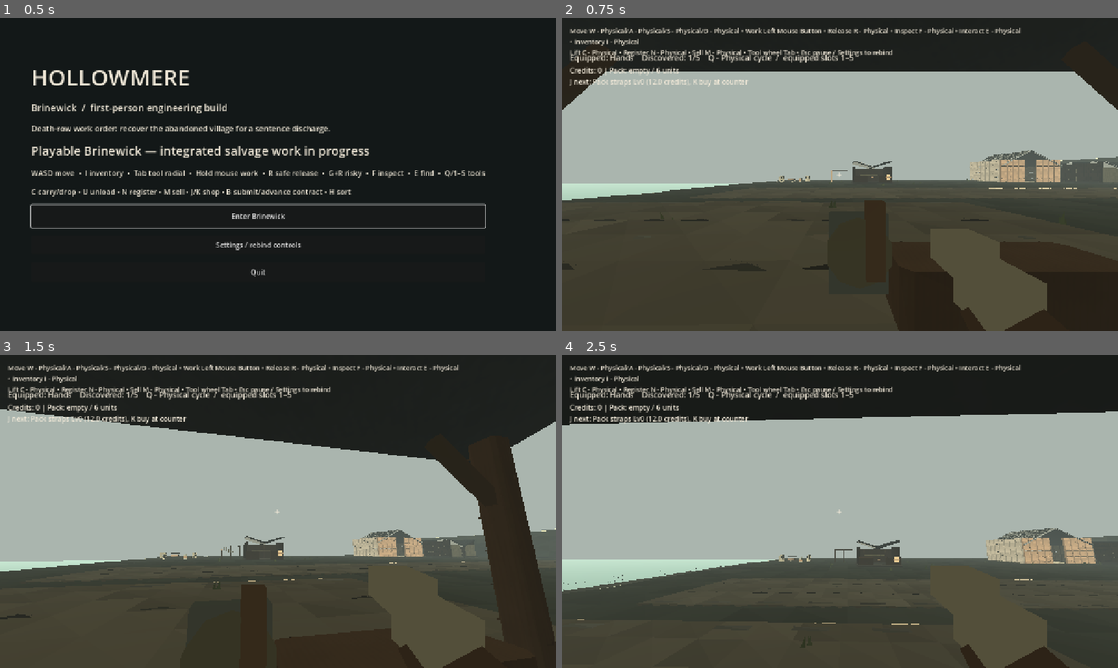
Above: before the commit, frames 1-4 (two rows, left to right).
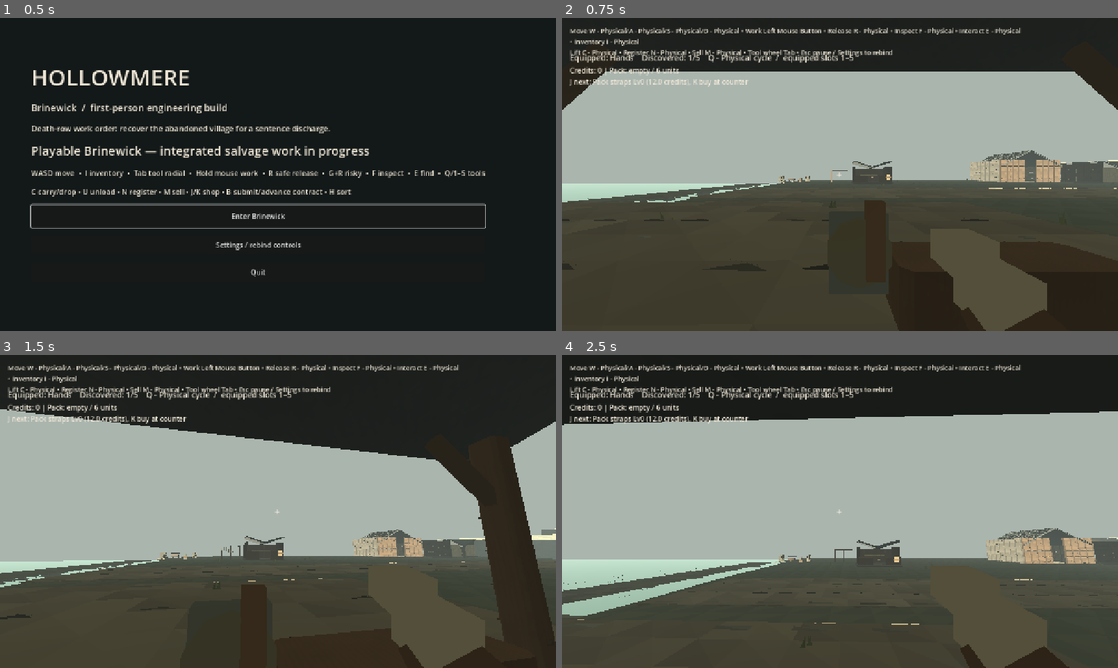
Above: after the commit, the same moments.

Repository: squwillsmith-ship-it/Hollowmere-0.2
Game: Godot game, scene res://scenes/main.tscn
Two runs of this game, one before a commit and one after it. Both use one fixed random seed, a clock stepped at 60 frames per second and the inputs below.
Inputs (mouse positions are in pixels of both pictures, inside the frame that each line leads up to):
- Up to frame 1 (0.5 s): no input
- Up to frame 2 (0.75 s): click "Enter Brinewick" at 0.5 s
- Up to frame 3 (1.5 s): tap Enter at 1.25 s; move the mouse to (305, 511) at 1.27 s; hold W (hm_forward) from 1.28 s (still down); hold E (hm_find_tool) from 1.28 s (still down); click (305, 511) at 1.42 s
- Up to frame 4 (2.5 s): keep holding W (hm_forward); tap Space (hm_jump) at 1.52, 2.27 s; move the mouse to (812, 511) at 2.02 s; release E (hm_find_tool) at 2.03 s; tap F (hm_inspect) at 2.1 s

Frame 1 is identical in both runs. In frame 2, 0.4% of the frame differs, in the area x 0-100%, y 44-59%; in frame 3, 0.8%; in frame 4, 1.3%, in the area x 0-100%, y 18-84%.

Commit message:
G1: rebuild connected harbour terrain, graded bluff and physical haul path

Diff:
--- a/game/scripts/world/hm_brinewick_blockout.gd
+++ b/game/scripts/world/hm_brinewick_blockout.gd
@@ -81,12 +81,12 @@
 	var terraces := Node3D.new()
 	terraces.name = "Terraces"
 	add_child(terraces)
-	_box(terraces,"LowerTerrace",Vector3(86,3,94),Vector3(7,0.5,0),Color("66675a"))
+	terraces.add_child(HMHarbourTerrainG1.create_lower_terrace())
 	# High district is split at its road cutting to prevent a solid cliff
 	# blocking the gradual cart route.
-	_box(terraces,"UpperNorth",Vector3(70,9,38),Vector3(85,3.5,-27),Color("706e5b"))
-	_box(terraces,"UpperSouth",Vector3(70,9,38),Vector3(85,3.5,27),Color("716e5b"))
-	# A narrow cut through the north headland provides a real, collision-open
+	_box(terraces,"UpperNorth",Vector3(54.5,9,38),Vector3(92.75,3.5,-27),Color("706e5b"))
+	_box(terraces,"UpperSouth",Vector3(54.5,9,38),Vector3(92.75,3.5,27),Color("716e5b"))
+	# Join the upper plateau to the lower village on both sides of the\n\t# existing cart-road cutting, using walkable, independent rock colliders.\n\tterraces.add_child(HMHarbourTerrainG1.create_bluff("UpperNorthTransition",-46.0,-8.0))\n\tterraces.add_child(HMHarbourTerrainG1.create_bluff("UpperSouthTransition",8.0,46.0))\n\t# A narrow cut through the north headland provides a real, collision-open
 	# chapel undercroft approach. The retained three masses occupy exactly the
 	# original overall headland envelope outside that authored corridor.
 	_box(terraces,"HeadlandNorth",Vector3(6.8,14,40),Vector3(122.4,6,-27),Color("686b5c"))
@@ -118,11 +118,11 @@
 	_box(roads,"UpperRampHeadlandTurn",Vector3(10.0,0.34,15.0),
 		Vector3(139.7,13.0,5.5),Color("948672"))
 	_box(roads,"HeadlandTrack",Vector3(48,0.4,10),Vector3(149,12.99,0),Color("938875"))
-	_box(roads,"QuayWalk",Vector3(22,0.34,77),Vector3(-31,1.18,0),Color("777567"))
+	_box(roads,"QuayWalk",Vector3(6,0.34,77),Vector3(-39,1.18,0),Color("777567"))
 	_box(roads,"LandingApproach",Vector3(25,0.3,12),Vector3(-24,2.12,13),Color("8a7f6a"))
 	# Persistent boatyard/quay platforms are never mistaken for reclaimable buildings.
 	_box(roads,"PermanentQuayPad",Vector3(11,1.0,14),Vector3(-34,0.65,10),Color("858276"))
-	# These scene art skins do not change the original collision-backed coastal
+	# G1 continuous walking grade meets the existing quay, warehouse and cottage.\n\t# This route does not create an interactive or salvageable component.\n\tvar harbour_route := Node3D.new()\n\tharbour_route.name = "HarbourG1Route"\n\tadd_child(harbour_route)\n\tharbour_route.add_child(HMHarbourTerrainG1.create_haul_path())\n\tharbour_route.add_child(HMHarbourTerrainG1.create_quay_revetment())\n\t# Remaining historical scene-art skins serve the untouched districts.
 	# layout, roads, story targets or material registrations.
 	var ground_art := HMCoastalGroundArt.new()
 	ground_art.name = "BrinewickFacetedGroundArt"
--- a/game/scripts/world/hm_coastal_production_surface.gd
+++ b/game/scripts/world/hm_coastal_production_surface.gd
@@ -47,6 +47,9 @@
         # The entire vertical profile is sculpted into broad strata. The
         # collision remains protected behind this noninteractive art skin.
         for face: int in range(4):
+            # G1 upper-level western faces now join actual sculpted embankments.
+            if name.begins_with("Upper") and face == 3:
+                continue
             var along_x: bool = face < 2
             var count: int = nx if along_x else nz
             var span: float = size.x if along_x else size.z
--- /dev/null
+++ b/game/scripts/world/hm_harbour_terrain_g1.gd
@@ -0,0 +1,271 @@
+class_name HMHarbourTerrainG1
+extends RefCounted
+## G1: continuous, authored harbour landform and a connected manual haul route.
+## Geometry is a reproducible interim benchmark; final art requires owner review.
+## No site ID, salvage owner, story marker, or economy data is changed.
+const LOW_X0: float = -54.0
+const LOW_X1: float = 50.0
+const LOW_Z0: float = -47.0
+const LOW_Z1: float = 47.0
+const BLUFF_X0: float = 47.0
+const BLUFF_X1: float = 65.5
+const PATH_HALF_WIDTH: float = 1.8
+
+static func lower_height(x: float, z: float) -> float:
+	# Coastline wanders independently of the settlement grid. A continuous
+	# shallow bank joins tidal rock to the retained 2m building datum.
+	var tide_edge: float = -40.0 + 1.6 * sin(z * 0.09) + 0.8 * sin(z * 0.21 + 0.5)
+	var terrace_lip: float = -29.3 + 1.1 * sin(z * 0.047 + 1.1)
+	var t: float = clampf((x - tide_edge) / (terrace_lip - tide_edge), 0.0, 1.0)
+	t = t * t * (3.0 - 2.0 * t)
+	return lerpf(-0.85, 2.0, t)
+
+static func bluff_height(x: float) -> float:
+	var t: float = clampf((x - BLUFF_X0) / (BLUFF_X1 - BLUFF_X0), 0.0, 1.0)
+	# The 6m upper-terrace rise is a real graded rock embankment outside
+	# the existing central cart cutting, not a vertical rectangular wall.
+	t = t * t * (3.0 - 2.0 * t)
+	return lerpf(2.0, 8.0, t)
+
+static func create_lower_terrace() -> StaticBody3D:
+	var body := StaticBody3D.new()
+	body.name = "LowerTerrace"
+	body.collision_layer = 1
+	body.collision_mask = 2
+	body.set_meta("g1_coastal_topology", "sculpted_shoreline_and_terrace")
+	var skin := MeshInstance3D.new()
+	skin.name = "ContinuousCoastalLandform"
+	skin.mesh = _lower_mesh(2.0)
+	skin.material_override = _surface_material()
+	body.add_child(skin)
+	var collision := CollisionShape3D.new()
+	collision.name = "CollisionShape3D"
+	var shape := ConcavePolygonShape3D.new()
+	shape.backface_collision = true
+	shape.data = _lower_collision(4.0)
+	collision.shape = shape
+	body.add_child(collision)
+	return body
+
+static func create_bluff(name: String, z0: float, z1: float) -> StaticBody3D:
+	var body := StaticBody3D.new()
+	body.name = name
+	body.collision_layer = 1
+	body.collision_mask = 2
+	body.set_meta("g1_coastal_topology", "graded_upper_terrace_transition")
+	var skin := MeshInstance3D.new()
+	skin.name = "JoinedRockEmbankment"
+	skin.mesh = _bluff_mesh(z0,z1,1.3)
+	skin.material_override = _surface_material()
+	body.add_child(skin)
+	var collision := CollisionShape3D.new()
+	collision.name = "CollisionShape3D"
+	var shape := ConcavePolygonShape3D.new()
+	shape.backface_collision = true
+	shape.data = _bluff_collision(z0,z1,4.0)
+	collision.shape = shape
+	body.add_child(collision)
+	return body
+
+static func route_points() -> PackedVector2Array:
+	# Quay boardwalk (x=-39) to inland warehouse frontage (18,37),
+	# then east along the cottage approach. Avoids working shelter and walls.
+	return PackedVector2Array([
+		Vector2(-38.0,19.5), Vector2(-33.0,23.0),
+		Vector2(-26.0,27.0), Vector2(-13.0,28.0),
+		Vector2(1.0,37.0), Vector2(10.0,38.0),
+		Vector2(18.0,37.0), Vector2(26.0,36.0),
+		Vector2(28.0,31.0), Vector2(30.0,29.0)
+	])
+
+static func route_height(at: Vector2) -> float:
+	# Pier walkway joins at 1.35m; inland stations retain the existing
+	# floor datum, with no raised kerb or path-only collision obstacle.
+	return maxf(1.43, lower_height(at.x,at.y) + 0.115)
+
+static func create_haul_path() -> StaticBody3D:
+	var path := StaticBody3D.new()
+	path.name = "G1HaulPath"
+	path.collision_layer = 1
+	path.collision_mask = 2
+	path.set_meta("manual_player_route", true)
+	path.set_meta("not_salvage", true)
+	var skin := MeshInstance3D.new()
+	skin.name = "JoinedEarthAndStoneWalk"
+	skin.mesh = _route_mesh()
+	skin.material_override = _surface_material()
+	path.add_child(skin)
+	var collision := CollisionShape3D.new()
+	collision.name = "CollisionShape3D"
+	var shape := ConcavePolygonShape3D.new()
+	shape.backface_collision = true
+	shape.data = _route_collision()
+	collision.shape = shape
+	path.add_child(collision)
+	return path
+
+static func create_quay_revetment() -> MeshInstance3D:
+	# Dry-stone facing sits below the already-existing quay deck.
+	# The gap z=3..18 is the open pier access, not an invisible seawall.
+	var st := SurfaceTool.new()
+	st.begin(Mesh.PRIMITIVE_TRIANGLES)
+	for limits: Vector2 in [Vector2(-39.0,3.0),Vector2(18.0,39.0)]:
+		var count: int = ceili((limits.y-limits.x)/1.6)
+		for i: int in range(count):
+			var z0: float = lerpf(limits.x,limits.y,float(i)/float(count))
+			var z1: float = lerpf(limits.x,limits.y,float(i+1)/float(count))
+			var x0: float = -40.4 + 0.48*sin(z0*0.117)
+			var x1: float = -40.4 + 0.48*sin(z1*0.117)
+			var top0 := Vector3(x0,1.31,z0)
+			var top1 := Vector3(x1,1.31,z1)
+			var foot0 := Vector3(x0-0.52,-0.63,z0)
+			var foot1 := Vector3(x1-0.52,-0.63,z1)
+			var shade := Color("696c61") * (0.88+0.11*sin(float(i)*1.7))
+			_tri(st,foot0,top0,top1,shade)
+			_tri(st,foot0,top1,foot1,shade.darkened(0.11))
+	var art := MeshInstance3D.new()
+	art.name = "QuayDryStoneRevetment"
+	art.mesh = st.commit()
+	art.material_override = _surface_material()
+	art.set_meta("scenery_below_deck_no_collision",true)
+	return art
+
+static func _lower_mesh(step: float) -> ArrayMesh:
+	var st := SurfaceTool.new()
+	st.begin(Mesh.PRIMITIVE_TRIANGLES)
+	var nx: int = ceili((LOW_X1-LOW_X0)/step)
+	var nz: int = ceili((LOW_Z1-LOW_Z0)/step)
+	for j: int in range(nz):
+		for i: int in range(nx):
+			var x0: float = lerpf(LOW_X0,LOW_X1,float(i)/float(nx))
+			var x1: float = lerpf(LOW_X0,LOW_X1,float(i+1)/float(nx))
+			var z0: float = lerpf(LOW_Z0,LOW_Z1,float(j)/float(nz))
+			var z1: float = lerpf(LOW_Z0,LOW_Z1,float(j+1)/float(nz))
+			var a := Vector3(x0,lower_height(x0,z0),z0)
+			var b := Vector3(x1,lower_height(x1,z0),z0)
+			var c := Vector3(x1,lower_height(x1,z1),z1)
+			var d := Vector3(x0,lower_height(x0,z1),z1)
+			var salt: float = 0.5+0.5*sin(float(i)*0.37+float(j)*0.19)
+			var colour := Color("777867").lerp(Color("66705d"),salt*0.34)
+			if x0 < -30.0:
+				colour = colour.lerp(Color("5a625b"),0.42)
+			_tri(st,a,d,b,colour)
+			_tri(st,b,d,c,colour.darkened(0.045))
+	return st.commit()
+
+static func _lower_collision(step: float) -> PackedVector3Array:
+	var faces := PackedVector3Array()
+	var nx: int = ceili((LOW_X1-LOW_X0)/step)
+	var nz: int = ceili((LOW_Z1-LOW_Z0)/step)
+	for j: int in range(nz):
+		for i: int in range(nx):
+			var x0: float = lerpf(LOW_X0,LOW_X1,float(i)/float(nx))
+			var x1: float = lerpf(LOW_X0,LOW_X1,float(i+1)/float(nx))
+			var z0: float = lerpf(LOW_Z0,LOW_Z1,float(j)/float(nz))
+			var z1: float = lerpf(LOW_Z0,LOW_Z1,float(j+1)/float(nz))
+			var a := Vector3(x0,lower_height(x0,z0),z0)
+			var b := Vector3(x1,lower_height(x1,z0),z0)
+			var c := Vector3(x1,lower_height(x1,z1),z1)
+			var d := Vector3(x0,lower_height(x0,z1),z1)
+			faces.append_array(PackedVector3Array([a,d,b,b,d,c]))
+	return faces
+
+static func _bluff_mesh(z0: float,z1: float, step: float) -> ArrayMesh:
+	var st := SurfaceTool.new()
+	st.begin(Mesh.PRIMITIVE_TRIANGLES)
+	var nx: int = ceili((BLUFF_X1-BLUFF_X0)/step)
+	var nz: int = ceili((z1-z0)/step)
+	for j: int in range(nz):
+		for i: int in range(nx):
+			var x0: float = lerpf(BLUFF_X0,BLUFF_X1,float(i)/float(nx))
+			var x1: float = lerpf(BLUFF_X0,BLUFF_X1,float(i+1)/float(nx))
+			var a_z: float = lerpf(z0,z1,float(j)/float(nz))
+			var b_z: float = lerpf(z0,z1,float(j+1)/float(nz))
+			var a := Vector3(x0,bluff_height(x0)+0.012,a_z)
+			var b := Vector3(x1,bluff_height(x1)+0.012,a_z)
+			var c := Vector3(x1,bluff_height(x1)+0.012,b_z)
+			var d := Vector3(x0,bluff_height(x0)+0.012,b_z)
+			var shade := Color("6c705e")*(0.92+0.09*sin(float(i)*0.84+float(j)*0.35))
+			_tri(st,a,d,b,shade)
+			_tri(st,b,d,c,shade.darkened(0.07))
+	return st.commit()
+
+static func _bluff_collision(z0: float,z1: float,step: float) -> PackedVector3Array:
+	var faces := PackedVector3Array()
+	var nx: int = ceili((BLUFF_X1-BLUFF_X0)/step)
+	var nz: int = ceili((z1-z0)/step)
+	for j: int in range(nz):
+		for i: int in range(nx):
+			var x0: float = lerpf(BLUFF_X0,BLUFF_X1,float(i)/float(nx))
+			var x1: float = lerpf(BLUFF_X0,BLUFF_X1,float(i+1)/float(nx))
+			var az: float = lerpf(z0,z1,float(j)/float(nz))
+			var bz: float = lerpf(z0,z1,float(j+1)/float(nz))
+			var a := Vector3(x0,bluff_height(x0),az)
+			var b := Vector3(x1,bluff_height(x1),az)
+			var c := Vector3(x1,bluff_height(x1),bz)
+			var d := Vector3(x0,bluff_height(x0),bz)
+			faces.append_array(PackedVector3Array([a,d,b,b,d,c]))
+	return faces
+
+static func _route_normal(points: PackedVector2Array,index: int) -> Vector2:
+	var prev: Vector2 = points[maxi(0,index-1)]
+	var next: Vector2 = points[mini(points.size()-1,index+1)]
+	var axis: Vector2 = (next-prev).normalized()
+	return Vector2(-axis.y,axis.x)
+
+static func _route_vertex(points: PackedVector2Array,index: int,t: float,
+		side: float, cosmetic: bool) -> Vector3:
+	var a: Vector2 = points[index]
+	var b: Vector2 = points[index+1]
+	var normal: Vector2 = _route_normal(points,index).lerp(
+		_route_normal(points,index+1),t).normalized()
+	var p: Vector2 = a.lerp(b,t)+normal*side*PATH_HALF_WIDTH
+	var h: float = lerpf(route_height(a),route_height(b),t)
+	if cosmetic:
+		h += 0.013 + 0.012*sin((float(index)+t)*5.2)
+	return Vector3(p.x,h,p.y)
+
+static func _route_mesh() -> ArrayMesh:
+	var st := SurfaceTool.new()
+	st.begin(Mesh.PRIMITIVE_TRIANGLES)
+	var points: PackedVector2Array = route_points()
+	for i: int in range(points.size()-1):
+		for s: int in range(4):
+			var t0: float = float(s)/4.0
+			var t1: float = float(s+1)/4.0
+			var a := _route_vertex(points,i,t0,-1.0,true)
+			var b := _route_vertex(points,i,t0,1.0,true)
+			var c := _route_vertex(points,i,t1,1.0,true)
+			var d := _route_vertex(points,i,t1,-1.0,true)
+			var shade := Color("89806b") * (0.95+0.045*sin(float(i)*3.0+float(s)))
+			_tri(st,a,b,c,shade)
+			_tri(st,a,c,d,shade.darkened(0.035))
+	return st.commit()
+
+static func _route_collision() -> PackedVector3Array:
+	var faces := PackedVector3Array()
+	var points: PackedVector2Array = route_points()
+	# One pair of colliding triangles per route segment: no unwalkable
+	# detailed cobble collision, while the rendered ribbon is subdivided.
+	for i: int in range(points.size()-1):
+		var a := _route_vertex(points,i,0.0,-1.0,false)
+		var b := _route_vertex(points,i,0.0,1.0,false)
+		var c := _route_vertex(points,i,1.0,1.0,false)
+		var d := _route_vertex(points,i,1.0,-1.0,false)
+		faces.append_array(PackedVector3Array([a,b,c,a,c,d]))
+	return faces
+
+static func _surface_material() -> StandardMaterial3D:
+	var material := StandardMaterial3D.new()
+	material.vertex_color_use_as_albedo = true
+	material.roughness = 0.97
+	material.cull_mode = BaseMaterial3D.CULL_DISABLED
+	return material
+
+static func _tri(st: SurfaceTool,a: Vector3,b: Vector3,c: Vector3,
+		tint: Color) -> void:
+	var n: Vector3 = (b-a).cross(c-a).normalized()
+	for p: Vector3 in [a,b,c]:
+		st.set_normal(n)
+		st.set_color(tint)
+		st.add_vertex(p)
